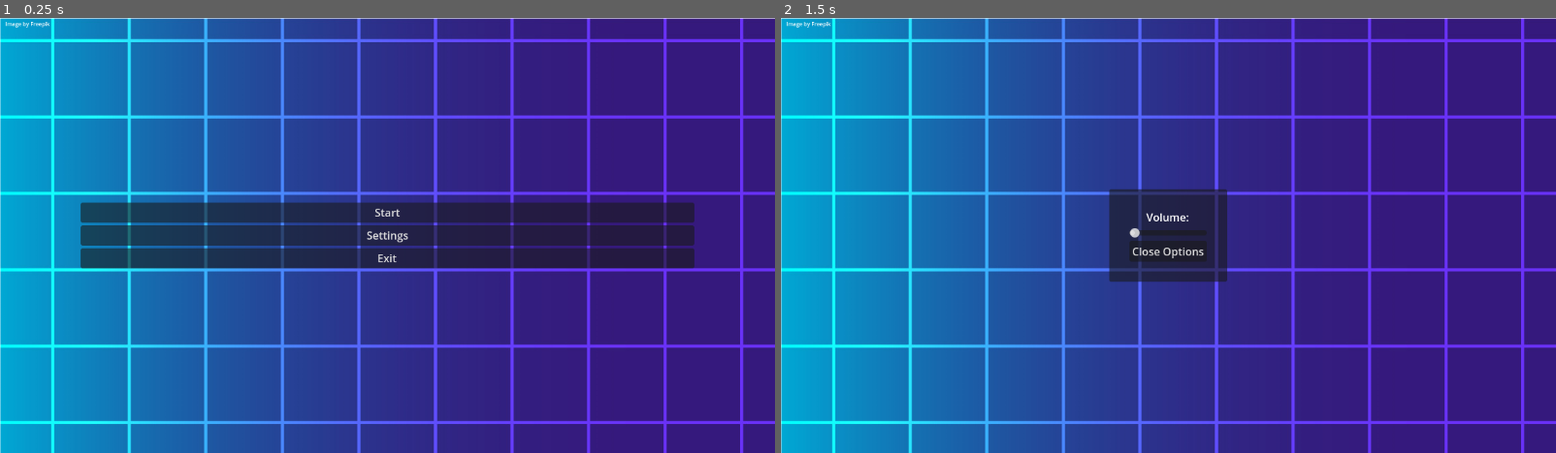
Above: before the commit, frames 1-2 (left to right).
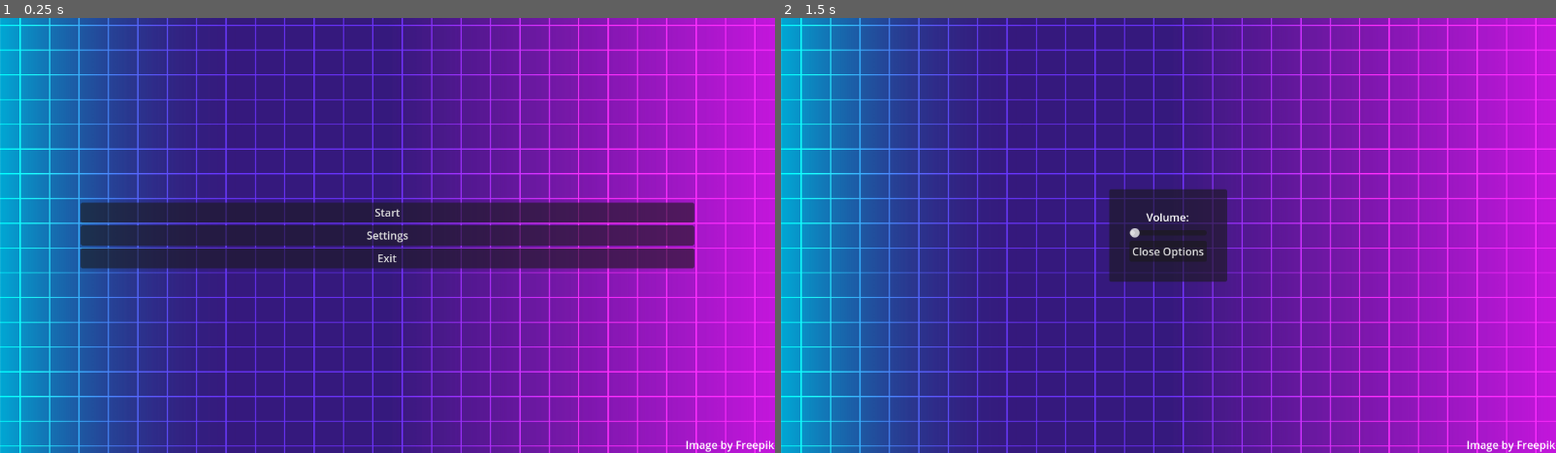
Above: after the commit, the same moments.

Repository: emtu5/ProiectMDS
Game: Godot game, scene res://menu.tscn
Two runs of this game, one before a commit and one after it. Both use one fixed random seed, a clock stepped at 60 frames per second and the inputs below.
Inputs (mouse positions are in pixels of both pictures, inside the frame that each line leads up to):
- Up to frame 1 (0.25 s): no input
- Up to frame 2 (1.5 s): click "Settings" at 0.5 s; tap Enter (ui_accept) at 1.25 s; move the mouse to (1339, 213) at 1.27 s; hold D (move_right) from 1.28 s (still down); click (1339, 213) at 1.35 s

The runs differ from the first frame. In frame 1, 82% of the frame differs, in the area x 0-100%, y 0-100%; in frame 2, 87%.

Commit message:
Fix main menu background not scaling by using a TextureRect instead of a sprite

Diff:
--- a/menu.tscn
+++ b/menu.tscn
@@ -4,7 +4,32 @@
 [ext_resource type="Script" path="res://menu.gd" id="1_i0tb0"]
 [ext_resource type="PackedScene" uid="uid://bposhhcmx4wae" path="res://levels/Level1.tscn" id="2_qq05i"]
 
-[node name="Menu" type="BoxContainer" node_paths=PackedStringArray("_start", "_settings", "_closeSettings", "_exit", "_mainMenu", "_settingsMenu", "_volumeSlider")]
+[node name="Background" type="TextureRect"]
+anchors_preset = 15
+anchor_right = 1.0
+anchor_bottom = 1.0
+grow_horizontal = 2
+grow_vertical = 2
+texture = ExtResource("1_dos8w")
+expand_mode = 2
+
+[node name="Freepik Credit" type="Label" parent="."]
+layout_mode = 1
+anchors_preset = 3
+anchor_left = 1.0
+anchor_top = 1.0
+anchor_right = 1.0
+anchor_bottom = 1.0
+offset_left = -133.0
+offset_top = -24.0
+offset_right = -1.0
+offset_bottom = -1.0
+grow_horizontal = 0
+grow_vertical = 0
+text = "Image by Freepik"
+
+[node name="Menu" type="BoxContainer" parent="." node_paths=PackedStringArray("_start", "_settings", "_closeSettings", "_exit", "_mainMenu", "_settingsMenu", "_volumeSlider")]
+layout_mode = 1
 anchors_preset = 15
 anchor_right = 1.0
 anchor_bottom = 1.0
@@ -22,19 +47,7 @@
 _settingsMenu = NodePath("Settings Panel")
 _volumeSlider = NodePath("Settings Panel/Margin/VBox/Volume/Slider")
 
-[node name="Background" type="Sprite2D" parent="."]
-position = Vector2(1500, 1000)
-texture = ExtResource("1_dos8w")
-
-[node name="Freepik Credit" type="Label" parent="Background"]
-offset_left = -1492.0
-offset_top = -997.0
-offset_right = -1360.0
-offset_bottom = -974.0
-scale = Vector2(0.5, 0.5)
-text = "Image by Freepik"
-
-[node name="Menu Margin" type="MarginContainer" parent="."]
+[node name="Menu Margin" type="MarginContainer" parent="Menu"]
 layout_mode = 2
 size_flags_horizontal = 3
 size_flags_vertical = 3
@@ -43,51 +56,51 @@
 theme_override_constants/margin_right = 120
 theme_override_constants/margin_bottom = 80
 
-[node name="Menu VBox" type="VBoxContainer" parent="Menu Margin"]
+[node name="Menu VBox" type="VBoxContainer" parent="Menu/Menu Margin"]
 layout_mode = 2
 alignment = 1
 
-[node name="Start" type="Button" parent="Menu Margin/Menu VBox"]
+[node name="Start" type="Button" parent="Menu/Menu Margin/Menu VBox"]
 layout_mode = 2
 text = "Start"
 
-[node name="Settings" type="Button" parent="Menu Margin/Menu VBox"]
+[node name="Settings" type="Button" parent="Menu/Menu Margin/Menu VBox"]
 layout_mode = 2
 text = "Settings"
 
-[node name="Exit" type="Button" parent="Menu Margin/Menu VBox"]
+[node name="Exit" type="Button" parent="Menu/Menu Margin/Menu VBox"]
 layout_mode = 2
 text = "Exit"
 
-[node name="Settings Panel" type="PanelContainer" parent="."]
+[node name="Settings Panel" type="PanelContainer" parent="Menu"]
 visible = false
 layout_mode = 2
 size_flags_horizontal = 4
 size_flags_vertical = 4
 
-[node name="Margin" type="MarginContainer" parent="Settings Panel"]
+[node name="Margin" type="MarginContainer" parent="Menu/Settings Panel"]
 layout_mode = 2
 theme_override_constants/margin_left = 30
 theme_override_constants/margin_top = 30
 theme_override_constants/margin_right = 30
 theme_override_constants/margin_bottom = 30
 
-[node name="VBox" type="VBoxContainer" parent="Settings Panel/Margin"]
+[node name="VBox" type="VBoxContainer" parent="Menu/Settings Panel/Margin"]
 layout_mode = 2
 size_flags_horizontal = 0
 size_flags_vertical = 0
 
-[node name="Volume" type="VBoxContainer" parent="Settings Panel/Margin/VBox"]
+[node name="Volume" type="VBoxContainer" parent="Menu/Settings Panel/Margin/VBox"]
 layout_mode = 2
 
-[node name="Label" type="Label" parent="Settings Panel/Margin/VBox/Volume"]
+[node name="Label" type="Label" parent="Menu/Settings Panel/Margin/VBox/Volume"]
 layout_mode = 2
 text = "Volume:"
 horizontal_alignment = 1
 
-[node name="Slider" type="HSlider" parent="Settings Panel/Margin/VBox/Volume"]
+[node name="Slider" type="HSlider" parent="Menu/Settings Panel/Margin/VBox/Volume"]
 layout_mode = 2
 
-[node name="Close Settings" type="Button" parent="Settings Panel/Margin/VBox"]
+[node name="Close Settings" type="Button" parent="Menu/Settings Panel/Margin/VBox"]
 layout_mode = 2
 text = "Close Options"
